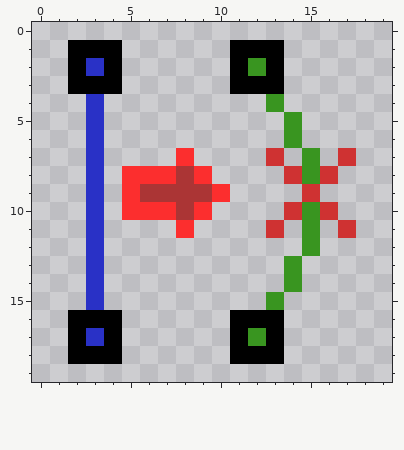
Pixel-art sprite, stored at resources/mesh_conv_to_quad.png. Above, as it was before the edit.
The file is 20x20 pixels.
The result:
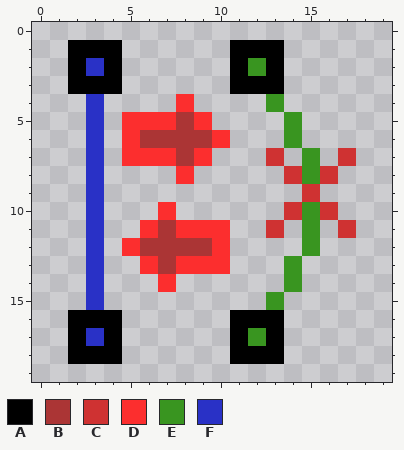
Palette (. is transparent): A #000000  B #ab3535  C #cf3232  D #fc2e2e  E #399520  F #2931c6
Commit message: modify icon for ConvertFromQuadratic() operation
Change:
Changed rows in their new state; - is an unchanged pixel.
first column x 5:
 4 ---D--
 5 DDDBD-
 6 DBBBBD
 7 DDDBD-
 8 ...D.-
 9 ......
10 ..-..-
11 -DB-DD
12 DBBBBD
13 -DBDDD
14 --D---
